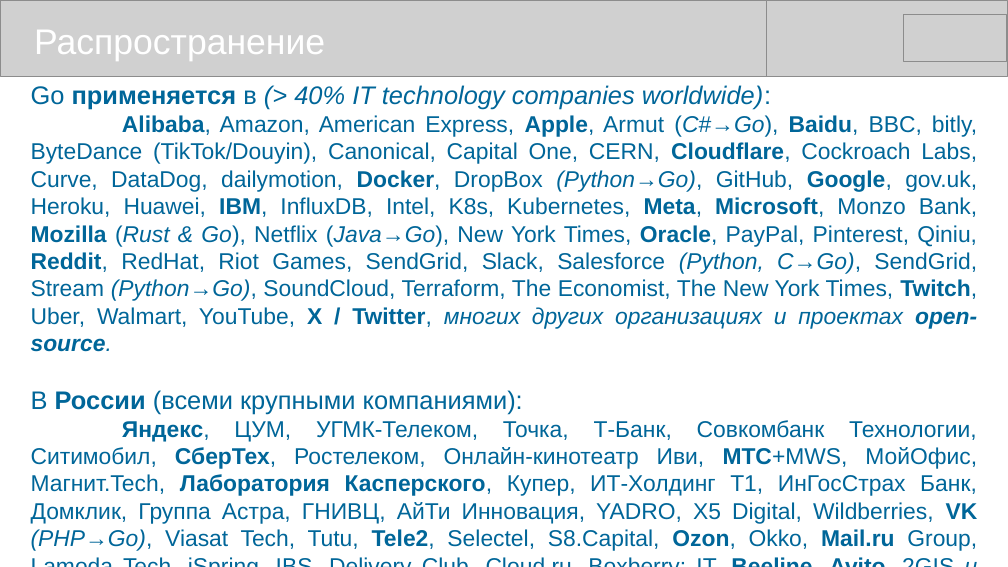
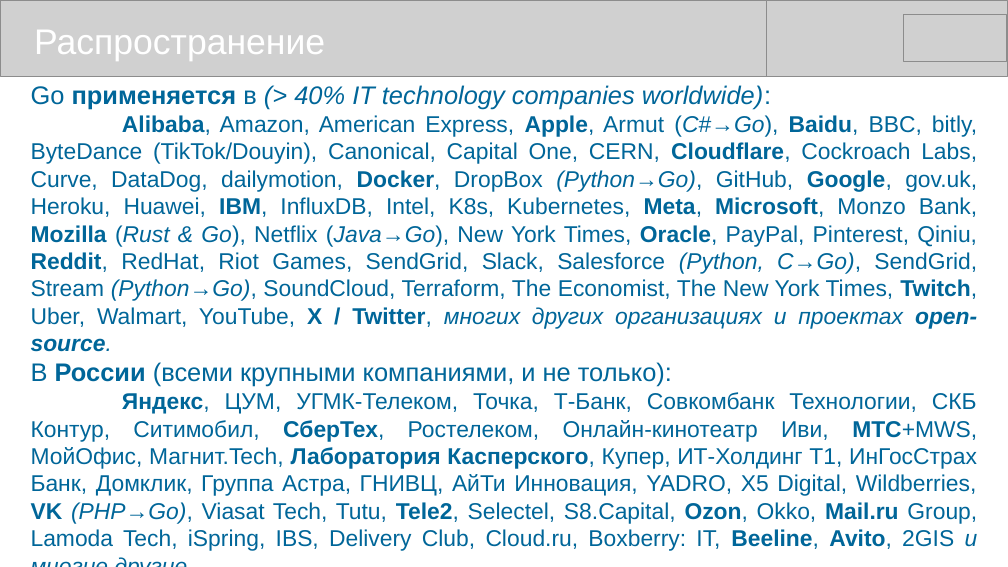
Before and after one commit to mike-shock/Go_language, a slide deck: slide 51 of Go_Preview.odp. Drawn at 1008x567 pixels with LibreOffice and Linux fonts; fonts in the diff are those of the drawing; grey boxes stand for pictures. Boxes give left, top, right and bottom in pixels: in the first picture for what was removed or moved away, otherwise in the second. Text is boxed around its words. In the diff, an @@ line names an element or a change of style, - is before the commit and + after.

```diff
--- a/Go_Preview.odp
+++ b/Go_Preview.odp
@@ text at <box>31,362,978,551</box>: text changed @@
-В России (всеми крупными компаниями):
-Яндекс, ЦУМ, УГМК-Телеком, Точка, Т-Банк, Совкомбанк Технологии, Ситимобил, СберТех, Ростелеком, Онлайн-кинотеатр Иви, МТС+MWS, МойОфис, Магнит.Tech, Лаборатория Касперского, Купер, ИТ-Холдинг Т1, ИнГосСтрах Банк, Домклик, Группа Астра, ГНИВЦ, АйТи Инновация, YADRO, X5 Digital, Wildberries, VK (PHP→Go), Viasat Tech, Tutu, Tele2, Selectel, S8.Capital, Ozon, Okko, Mail.ru Group, Lamoda Tech, iSpring, IBS, Delivery Club, Cloud.ru, Boxberry: IT, Beeline, Avito, 2GIS и многие другие...
+В России (всеми крупными компаниями, и не только):
+Яндекс, ЦУМ, УГМК-Телеком, Точка, Т-Банк, Совкомбанк Технологии, СКБ Контур, Ситимобил, СберТех, Ростелеком, Онлайн-кинотеатр Иви, МТС+MWS, МойОфис, Магнит.Tech, Лаборатория Касперского, Купер, ИТ-Холдинг Т1, ИнГосСтрах Банк, Домклик, Группа Астра, ГНИВЦ, АйТи Инновация, YADRO, X5 Digital, Wildberries, VK (PHP→Go), Viasat Tech, Tutu, Tele2, Selectel, S8.Capital, Ozon, Okko, Mail.ru Group, Lamoda Tech, iSpring, IBS, Delivery Club, Cloud.ru, Boxberry: IT, Beeline, Avito, 2GIS и многие другие...
```
Also in this commit, not shown: 3 other files.
